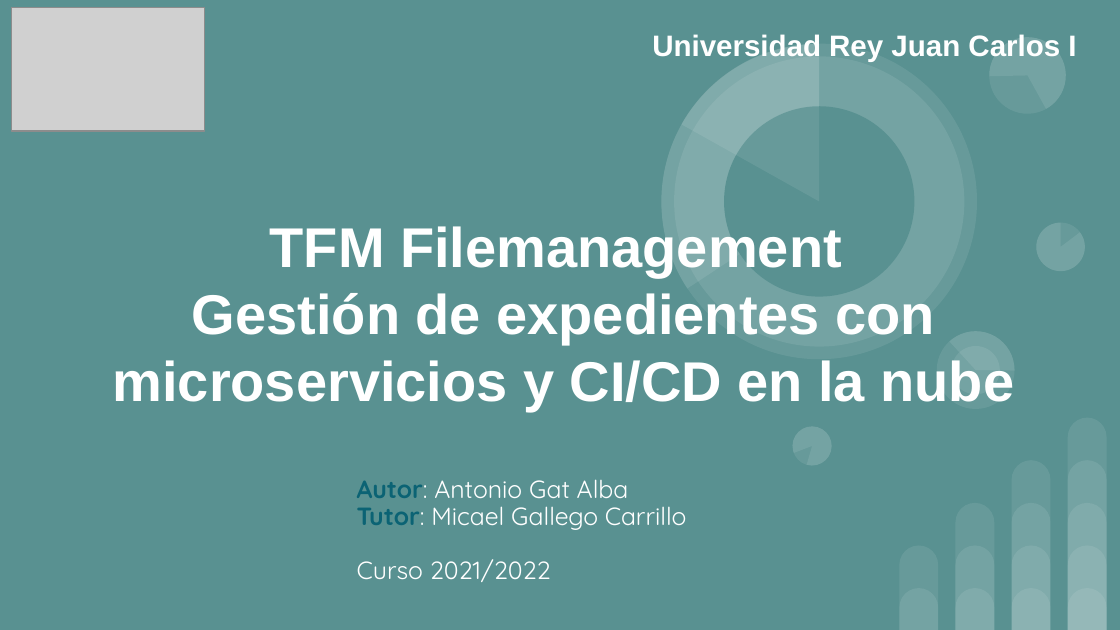
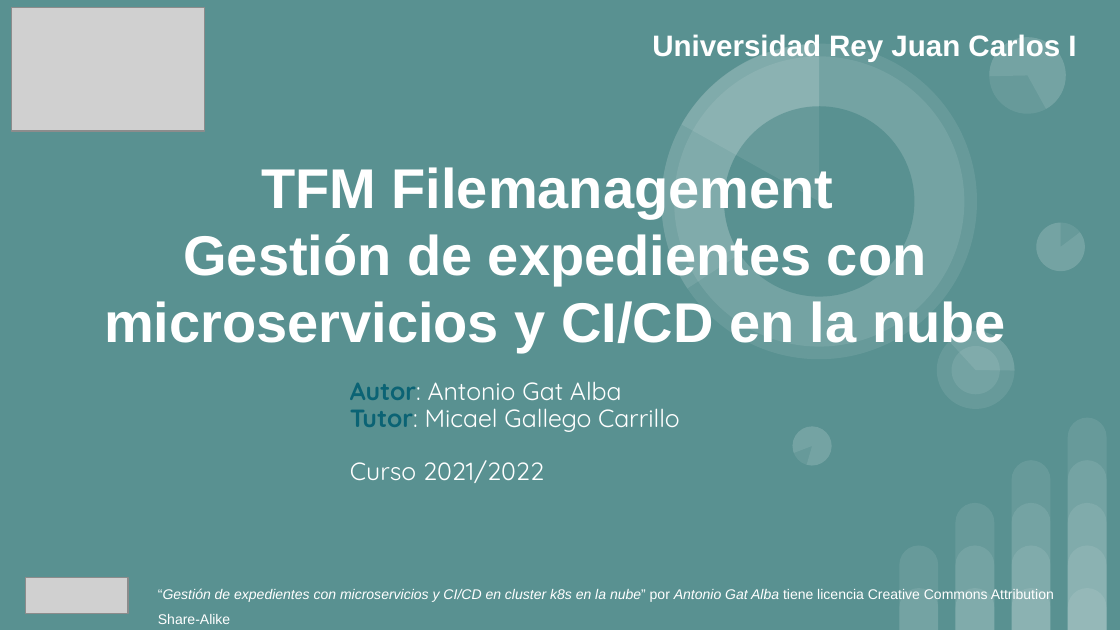
Before and after one commit to agat-prog/mca-filesmanagement-infrastructure, a slide deck: slide 1 of docs/Presentación-TFM-FIles_management_agat.pptx. Drawn at 1120x630 pixels with LibreOffice and Linux fonts; fonts in the diff are those of the drawing; grey boxes stand for pictures. Boxes give left, top, right and bottom in pixels: in the first picture for what was removed or moved away, otherwise in the second. Text is boxed around its words. In the diff, an @@ line names an element or a change of style, - is before the commit and + after.

```diff
--- a/docs/Presentación-TFM-FIles_management_agat.pptx
+++ b/docs/Presentación-TFM-FIles_management_agat.pptx
@@ title "TFM Filemanagement": place and size @@
-title "TFM Filemanagement" at (113,226,1015,411)
+title "TFM Filemanagement" at (104,167,1006,352)
@@ subtitle "Autor: Antonio Gat Alba": place and size @@
-subtitle "Autor: Antonio Gat Alba" at (357,479,686,582)
+subtitle "Autor: Antonio Gat Alba" at (350,382,679,483)
@@ picture added at (26,577,129,613) @@
@@ text added at (158,588,1054,624), 9 pt, text #FFFFFF, italic @@
+“Gestión de expedientes con microservicios y CI/CD en cluster k8s en la nube” por Antonio Gat Alba tiene licencia Creative Commons Attribution Share-Alike
```
Also in this commit, not shown: 3 other files.
